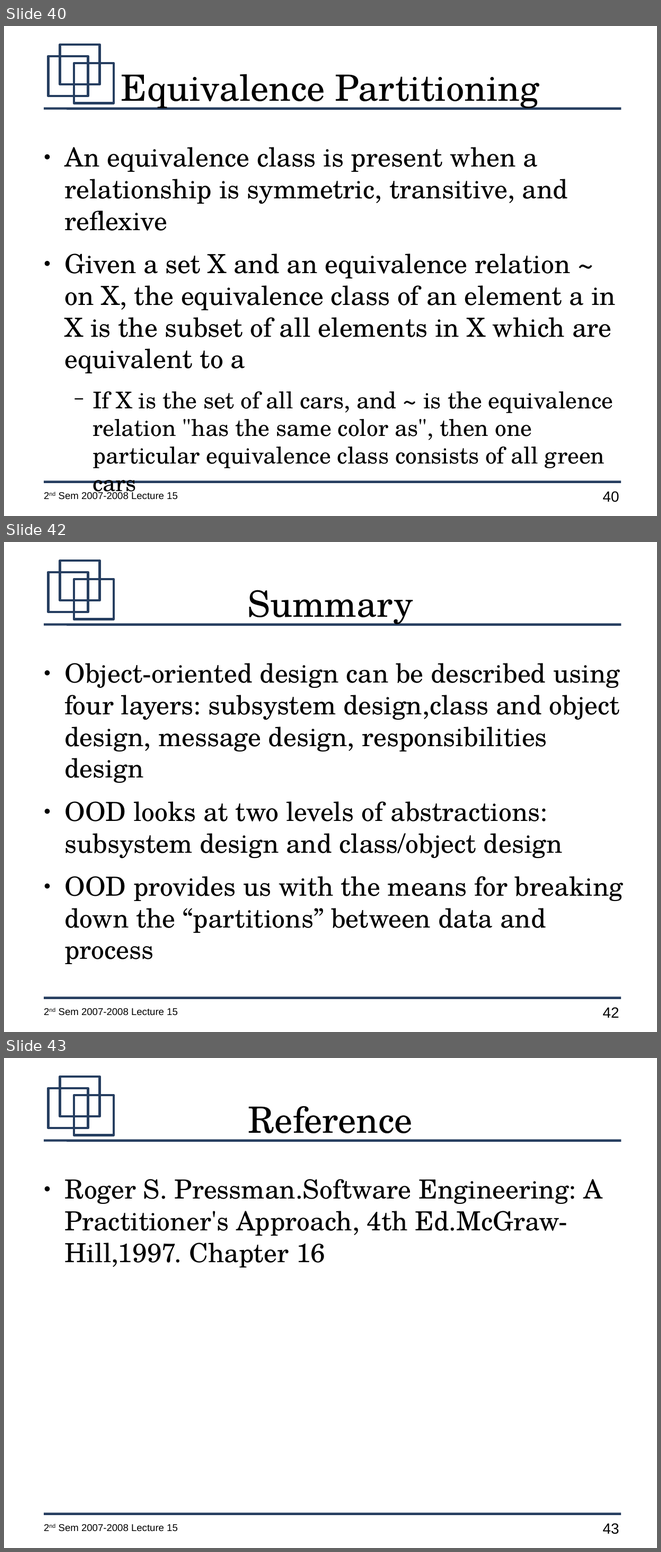
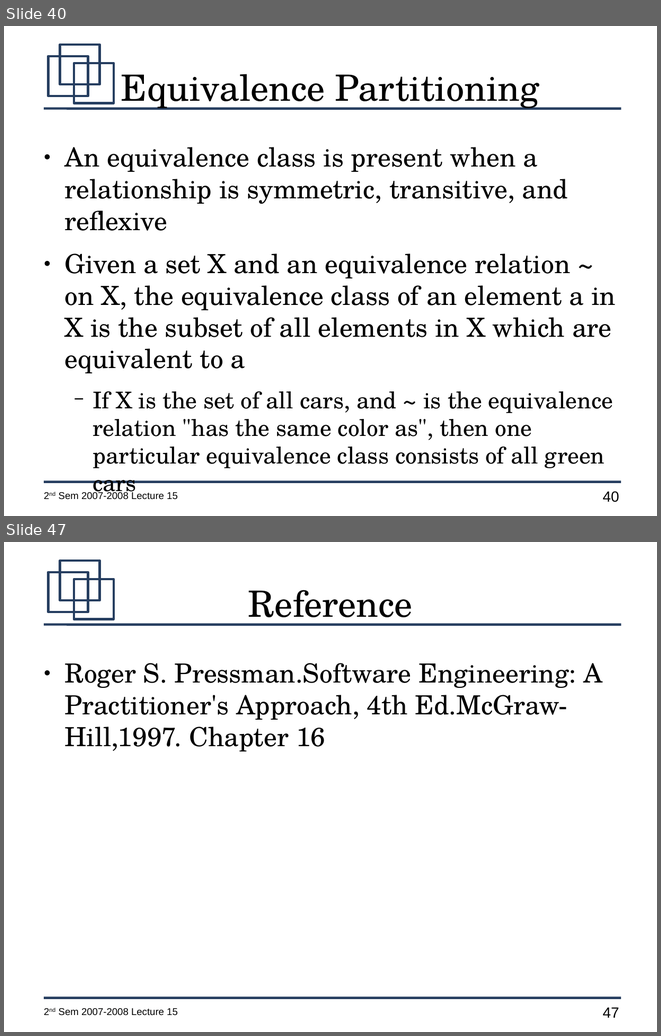
Before and after one commit to jachermocilla/jach-homepage, a slide deck: CMSC128-2nd-Sem-2007-L15.odp. Shown one above the other, each under a label of ours: slides 40, 42 and 43 before the commit, slides 40 and 47 after it; the slides between them are not shown. The pictures are 661x1552 and 661x1036 pixels, drawn with LibreOffice and Linux fonts; fonts in the diff are those of the drawing. Boxes give left, top, right and bottom in pixels: in the first picture for what was removed or moved away, otherwise in the second. Text is boxed around its words. In the diff, an @@ line names an element or a change of style, - is before the commit and + after.

```diff
--- a/CMSC128-2nd-Sem-2007-L15.odp
+++ b/CMSC128-2nd-Sem-2007-L15.odp
@@ slide 42 removed at (4, 542, 657, 1032), background #FFFFFF; not listed: 7 template elements that a slide beside it also shows @@
@@ title removed at (248, 590, 413, 626) @@
-Summary
@@ text removed at (64, 663, 623, 964) @@
-● Object-oriented design can be described using four layers: subsystem design,class and object design, message design, responsibilities design
-● OOD looks at two levels of abstractions: subsystem design and class/object design
-● OOD provides us with the means for breaking down the “partitions” between data and process
@@ what was slide 43 is now slide 47 @@
@@ page number at (603, 1007, 619, 1017): text changed @@
-43
+47
```
Also in this commit, not shown: 2 slides changed, 5 slides added.
